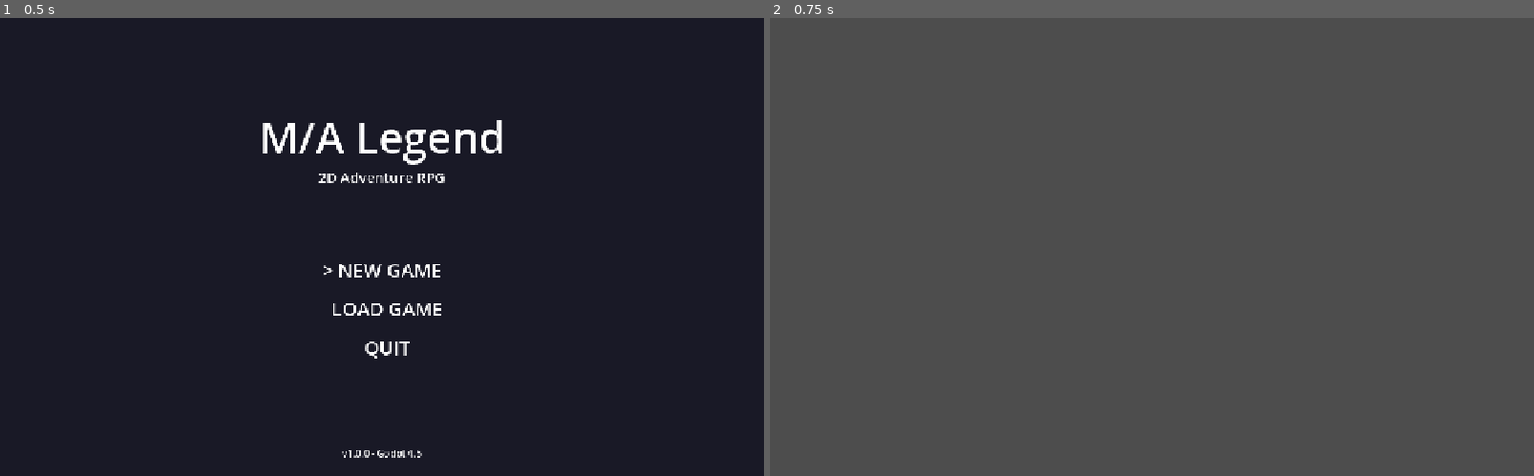
Above: before the commit, frames 1-2 (left to right).
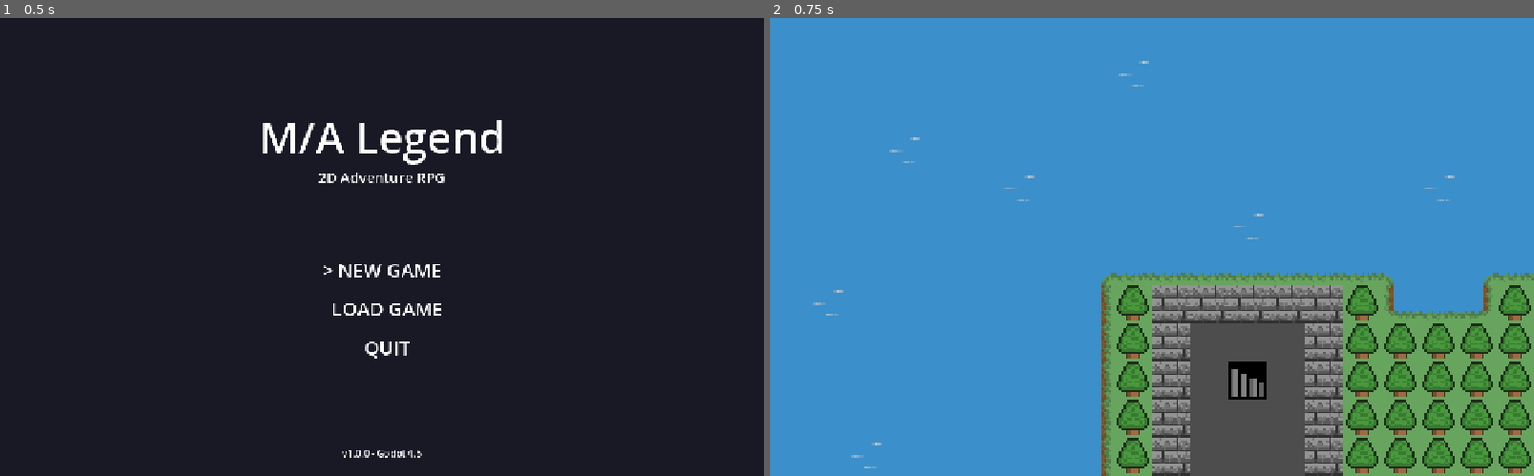
Above: after the commit, the same moments.

Repository: rickhw/java-2d-rpg-game
Game: Godot game, scene res://scenes/main.tscn
The game is run twice, just before and just after one commit, with the same random seed, the same clock (stepped at 60 frames per second) and the same inputs.
Inputs:
- Up to frame 1 (0.5 s): no input
- Up to frame 2 (0.75 s): tap Enter (confirm) at 0.5, 0.6 s; hold W (move_up) from 0.53 s (still down)

Frame 1 is identical in both runs. In frame 2, 94% of the frame differs, in the area x 0-100%, y 0-100%.

Commit message:
Phase 2: 地圖系統 [NEW] TileSet 資源 使用 tiledata.txt 設定碰撞 38 張 Tile 圖片 [NEW] 地圖場景 使用 TileMapLayer 繪製地圖 設定碰撞圖層

Diff:
--- /dev/null
+++ b/godot/scenes/maps/dungeon01.tscn
@@ -0,0 +1,20 @@
+[gd_scene load_steps=2 format=3 uid="uid://dungeon01"]
+
+[ext_resource type="Script" path="res://scripts/dungeon_map.gd" id="1_script"]
+
+[node name="Dungeon01" type="Node2D"]
+script = ExtResource("1_script")
+map_file = "res://resources/maps/dungeon01.txt"
+map_type = 2
+
+[node name="TileMapLayer" type="TileMapLayer" parent="."]
+y_sort_enabled = true
+
+[node name="Entities" type="Node2D" parent="."]
+y_sort_enabled = true
+
+[node name="NPCs" type="Node2D" parent="Entities"]
+
+[node name="Monsters" type="Node2D" parent="Entities"]
+
+[node name="Objects" type="Node2D" parent="Entities"]
--- /dev/null
+++ b/godot/scenes/maps/dungeon02.tscn
@@ -0,0 +1,20 @@
+[gd_scene load_steps=2 format=3 uid="uid://dungeon02"]
+
+[ext_resource type="Script" path="res://scripts/dungeon_map.gd" id="1_script"]
+
+[node name="Dungeon02" type="Node2D"]
+script = ExtResource("1_script")
+map_file = "res://resources/maps/dungeon02.txt"
+map_type = 3
+
+[node name="TileMapLayer" type="TileMapLayer" parent="."]
+y_sort_enabled = true
+
+[node name="Entities" type="Node2D" parent="."]
+y_sort_enabled = true
+
+[node name="NPCs" type="Node2D" parent="Entities"]
+
+[node name="Monsters" type="Node2D" parent="Entities"]
+
+[node name="Objects" type="Node2D" parent="Entities"]
--- /dev/null
+++ b/godot/scenes/maps/indoor01.tscn
@@ -0,0 +1,16 @@
+[gd_scene load_steps=2 format=3 uid="uid://indoor01"]
+
+[ext_resource type="Script" path="res://scripts/indoor_map.gd" id="1_script"]
+
+[node name="Indoor01" type="Node2D"]
+script = ExtResource("1_script")
+
+[node name="TileMapLayer" type="TileMapLayer" parent="."]
+y_sort_enabled = true
+
+[node name="Entities" type="Node2D" parent="."]
+y_sort_enabled = true
+
+[node name="NPCs" type="Node2D" parent="Entities"]
+
+[node name="Objects" type="Node2D" parent="Entities"]
--- /dev/null
+++ b/godot/scenes/maps/world_map.tscn
@@ -0,0 +1,22 @@
+[gd_scene load_steps=2 format=3 uid="uid://world_map"]
+
+[ext_resource type="Script" path="res://scripts/world_map.gd" id="1_script"]
+
+[node name="WorldMap" type="Node2D"]
+script = ExtResource("1_script")
+
+[node name="TileMapLayer" type="TileMapLayer" parent="."]
+y_sort_enabled = true
+
+[node name="Entities" type="Node2D" parent="."]
+y_sort_enabled = true
+
+[node name="Player" type="Node2D" parent="Entities"]
+
+[node name="NPCs" type="Node2D" parent="Entities"]
+
+[node name="Monsters" type="Node2D" parent="Entities"]
+
+[node name="Objects" type="Node2D" parent="Entities"]
+
+[node name="Projectiles" type="Node2D" parent="Entities"]
--- /dev/null
+++ b/godot/scripts/dungeon_map.gd
@@ -0,0 +1,32 @@
+extends Node2D
+## DungeonMap - 地下城地圖場景腳本
+
+const MapLoader = preload("res://scripts/map_loader.gd")
+
+@export var map_file: String = "res://resources/maps/dungeon01.txt"
+@export var map_type: int = 2  # 2 = DUNGEON01, 3 = DUNGEON02
+
+@onready var tilemap: TileMapLayer = $TileMapLayer
+
+var map_data: Array = []
+var tileset: TileSet
+
+
+func _ready() -> void:
+	print("[DungeonMap] Initializing: %s" % map_file)
+
+	# 載入地圖資料
+	map_data = MapLoader.load_map_data(map_file)
+
+	# 建立 TileSet
+	tileset = MapLoader.create_tileset_from_tiles("res://resources/tiles")
+	tilemap.tile_set = tileset
+
+	# 套用地圖資料到 TileMapLayer
+	MapLoader.apply_map_to_tilemap(tilemap, map_data)
+
+	print("[DungeonMap] Map loaded successfully")
+
+	# 通知 GameManager 地圖已載入
+	var godot_map_type = GameManager.MapType.DUNGEON01 if map_type == 2 else GameManager.MapType.DUNGEON02
+	GameManager.change_map(godot_map_type)
--- /dev/null
+++ b/godot/scripts/indoor_map.gd
@@ -0,0 +1,28 @@
+extends Node2D
+## IndoorMap - 室內地圖 (商店) 場景腳本
+
+const MapLoader = preload("res://scripts/map_loader.gd")
+
+@onready var tilemap: TileMapLayer = $TileMapLayer
+
+var map_data: Array = []
+var tileset: TileSet
+
+
+func _ready() -> void:
+	print("[IndoorMap] Initializing...")
+
+	# 載入地圖資料
+	map_data = MapLoader.load_map_data("res://resources/maps/indoor01.txt")
+
+	# 建立 TileSet
+	tileset = MapLoader.create_tileset_from_tiles("res://resources/tiles")
+	tilemap.tile_set = tileset
+
+	# 套用地圖資料到 TileMapLayer
+	MapLoader.apply_map_to_tilemap(tilemap, map_data)
+
+	print("[IndoorMap] Map loaded successfully")
+
+	# 通知 GameManager 地圖已載入
+	GameManager.change_map(GameManager.MapType.STORE)
--- a/godot/scripts/main.gd
+++ b/godot/scripts/main.gd
@@ -83,8 +83,12 @@
 	# 切換到遊玩狀態
 	GameManager.change_state(GameManager.GameState.PLAY)
 
-	# TODO: 載入世界地圖場景
-	print("[Main] New game started - World map will be loaded in Phase 2")
+	# 載入世界地圖場景
+	var world_map_scene = load("res://scenes/maps/world_map.tscn")
+	var world_map = world_map_scene.instantiate()
+	add_child(world_map)
+
+	print("[Main] World map loaded")
 
 
 func load_game() -> void:
--- /dev/null
+++ b/godot/scripts/map_loader.gd
@@ -0,0 +1,128 @@
+extends Node
+class_name MapLoader
+## MapLoader - 從文字檔案載入地圖資料到 TileMapLayer
+
+const TILE_SIZE = 64
+const TILE_TEXTURE_SIZE = 16  # 原始圖片大小
+
+# 碰撞資訊 (從 tiledata.txt 解析)
+# true = 有碰撞, false = 可穿越
+const TILE_COLLISION = {
+	0: false, 1: false, 2: false, 3: false, 4: false,
+	5: false, 6: false, 7: false, 8: false, 9: false,
+	10: false, 11: false, 12: false, 13: false, 14: false,
+	15: false, 16: true, 17: false, 18: true, 19: true,
+	20: true, 21: true, 22: true, 23: true, 24: true,
+	25: true, 26: true, 27: true, 28: true, 29: true,
+	30: true, 31: true, 32: true, 33: false, 34: false,
+	35: true, 36: false, 37: false
+}
+
+
+static func load_map_data(map_path: String) -> Array:
+	"""載入地圖文字檔案並返回 2D 陣列"""
+	var map_data: Array = []
+
+	var file = FileAccess.open(map_path, FileAccess.READ)
+	if not file:
+		push_error("[MapLoader] Failed to open map file: %s" % map_path)
+		return map_data
+
+	while not file.eof_reached():
+		var line = file.get_line().strip_edges()
+		if line.is_empty():
+			continue
+
+		var row: Array = []
+		var tiles = line.split(" ")
+		for tile_str in tiles:
+			if tile_str.is_valid_int():
+				row.append(int(tile_str))
+
+		if row.size() > 0:
+			map_data.append(row)
+
+	file.close()
+	print("[MapLoader] Loaded map: %s (%d x %d)" % [map_path, map_data[0].size() if map_data.size() > 0 else 0, map_data.size()])
+	return map_data
+
+
+static func create_tileset_from_tiles(tile_dir: String) -> TileSet:
+	"""從 tiles 目錄建立 TileSet"""
+	var tileset = TileSet.new()
+	tileset.tile_size = Vector2i(TILE_SIZE, TILE_SIZE)
+
+	# 建立物理層 (用於碰撞)
+	tileset.add_physics_layer()
+	tileset.set_physics_layer_collision_layer(0, 1 << 4)  # tiles layer (layer 5)
+	tileset.set_physics_layer_collision_mask(0, 0)
+
+	# 建立 Atlas Source
+	var atlas_source = TileSetAtlasSource.new()
+
+	# 找到所有 tile 圖片並建立 atlas
+	var tile_images: Array[Image] = []
+	for i in range(38):
+		var path = "%s/%03d.png" % [tile_dir, i]
+		var texture = load(path) as Texture2D
+		if texture:
+			var img = texture.get_image()
+			# 縮放圖片到 TILE_SIZE
+			img.resize(TILE_SIZE, TILE_SIZE, Image.INTERPOLATE_NEAREST)
+			tile_images.append(img)
+		else:
+			push_warning("[MapLoader] Tile not found: %s" % path)
+			# 建立空白圖片作為佔位
+			var empty_img = Image.create(TILE_SIZE, TILE_SIZE, false, Image.FORMAT_RGBA8)
+			empty_img.fill(Color.MAGENTA)
+			tile_images.append(empty_img)
+
+	# 建立合併的 atlas 圖片 (橫向排列，已縮放)
+	var atlas_width = TILE_SIZE * tile_images.size()
+	var atlas_height = TILE_SIZE
+	var atlas_image = Image.create(atlas_width, atlas_height, false, Image.FORMAT_RGBA8)
+
+	for i in tile_images.size():
+		var src_rect = Rect2i(0, 0, TILE_SIZE, TILE_SIZE)
+		var dst_pos = Vector2i(i * TILE_SIZE, 0)
+		atlas_image.blit_rect(tile_images[i], src_rect, dst_pos)
+
+	var atlas_texture = ImageTexture.create_from_image(atlas_image)
+	atlas_source.texture = atlas_texture
+	atlas_source.texture_region_size = Vector2i(TILE_SIZE, TILE_SIZE)
+
+	# 為每個 tile 建立 atlas 座標
+	for i in range(38):
+		var atlas_coords = Vector2i(i, 0)
+		atlas_source.create_tile(atlas_coords)
+
+		# 設定碰撞
+		if TILE_COLLISION.get(i, false):
+			var tile_data = atlas_source.get_tile_data(atlas_coords, 0)
+			if tile_data:
+				# 建立碰撞多邊形 (整個 tile，大小為 TILE_SIZE)
+				var polygon = PackedVector2Array([
+					Vector2(0, 0),
+					Vector2(TILE_SIZE, 0),
+					Vector2(TILE_SIZE, TILE_SIZE),
+					Vector2(0, TILE_SIZE)
+				])
+				tile_data.add_collision_polygon(0)
+				tile_data.set_collision_polygon_points(0, 0, polygon)
+
+	tileset.add_source(atlas_source)
+	print("[MapLoader] Created TileSet with %d tiles (size: %dx%d)" % [tile_images.size(), TILE_SIZE, TILE_SIZE])
+	return tileset
+
+
+static func apply_map_to_tilemap(tilemap: TileMapLayer, map_data: Array, source_id: int = 0) -> void:
+	"""將地圖資料套用到 TileMapLayer"""
+	tilemap.clear()
+
+	for row in range(map_data.size()):
+		for col in range(map_data[row].size()):
+			var tile_id = map_data[row][col]
+			var atlas_coords = Vector2i(tile_id, 0)
+			tilemap.set_cell(Vector2i(col, row), source_id, atlas_coords)
+
+	print("[MapLoader] Applied map data to TileMapLayer (%d x %d)" % [map_data[0].size() if map_data.size() > 0 else 0, map_data.size()])
--- /dev/null
+++ b/godot/scripts/world_map.gd
@@ -0,0 +1,28 @@
+extends Node2D
+## WorldMap - 世界地圖場景腳本
+
+const MapLoader = preload("res://scripts/map_loader.gd")
+
+@onready var tilemap: TileMapLayer = $TileMapLayer
+
+var map_data: Array = []
+var tileset: TileSet
+
+
+func _ready() -> void:
+	print("[WorldMap] Initializing...")
+
+	# 載入地圖資料
+	map_data = MapLoader.load_map_data("res://resources/maps/worldmap.txt")
+
+	# 建立 TileSet
+	tileset = MapLoader.create_tileset_from_tiles("res://resources/tiles")
+	tilemap.tile_set = tileset
+
+	# 套用地圖資料到 TileMapLayer
+	MapLoader.apply_map_to_tilemap(tilemap, map_data)
+
+	print("[WorldMap] Map loaded successfully")
+
+	# 通知 GameManager 地圖已載入
+	GameManager.change_map(GameManager.MapType.WORLD_MAP)
Not shown, added: godot/scripts/dungeon_map.gd.uid
Not shown, added: godot/scripts/indoor_map.gd.uid
Not shown, added: godot/scripts/map_loader.gd.uid
Not shown, added: godot/scripts/world_map.gd.uid
Not shown, changed: godot/task.md
